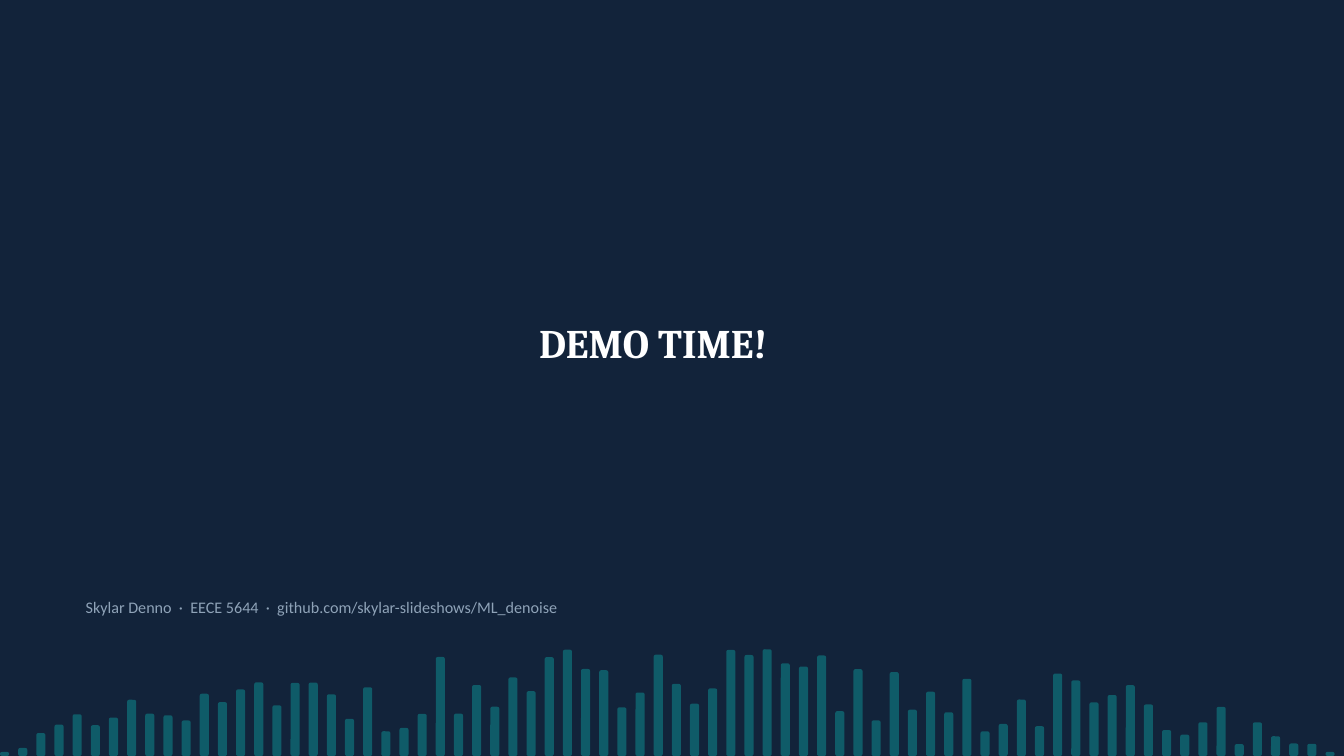
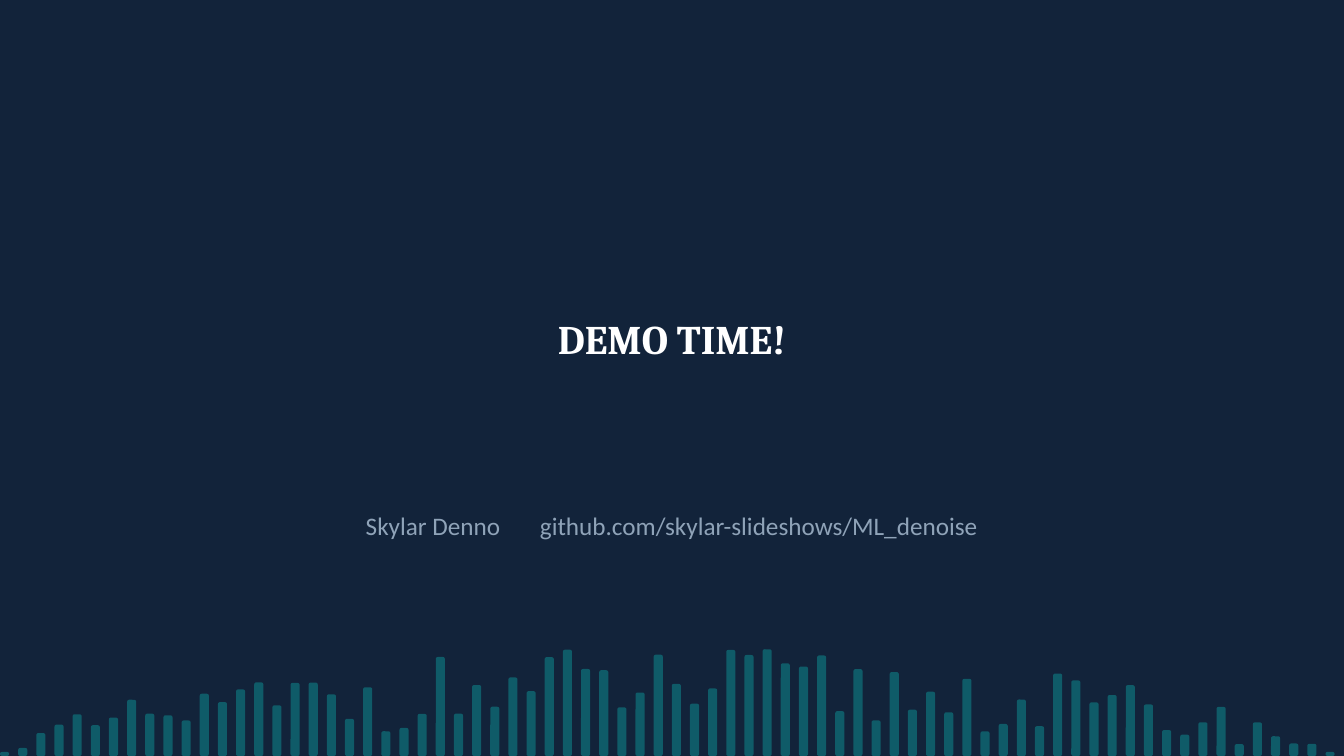
Before and after one commit to skylar-slideshows/ML_denoise, a slide deck: slide 17 of PRESENTATION_Skylar_LSTM.pptx. Drawn at 1344x756 pixels with LibreOffice and Linux fonts; fonts in the diff are those of the drawing. Boxes give left, top, right and bottom in pixels: in the first picture for what was removed or moved away, otherwise in the second. Text is boxed around its words. In the diff, an @@ line names an element or a change of style, - is before the commit and + after.

Commit message:
update presentation 2

```diff
--- a/PRESENTATION_Skylar_LSTM.pptx
+++ b/PRESENTATION_Skylar_LSTM.pptx
@@ text "DEMO TIME!": place and size @@
-text "DEMO TIME!" at bbox=[539, 330, 767, 359]
+text "DEMO TIME!" at bbox=[558, 326, 786, 355]
@@ text "DEMO TIME!" at bbox=[558, 326, 786, 355]: alignment left to centre @@
@@ text at bbox=[366, 517, 977, 539]: text changed; size 11.5 to 18 pt @@
-Skylar Denno · EECE 5644 · github.com/skylar-slideshows/ML_denoise
+Skylar Denno github.com/skylar-slideshows/ML_denoise
```
Also in this commit, not shown: 1 other file.
